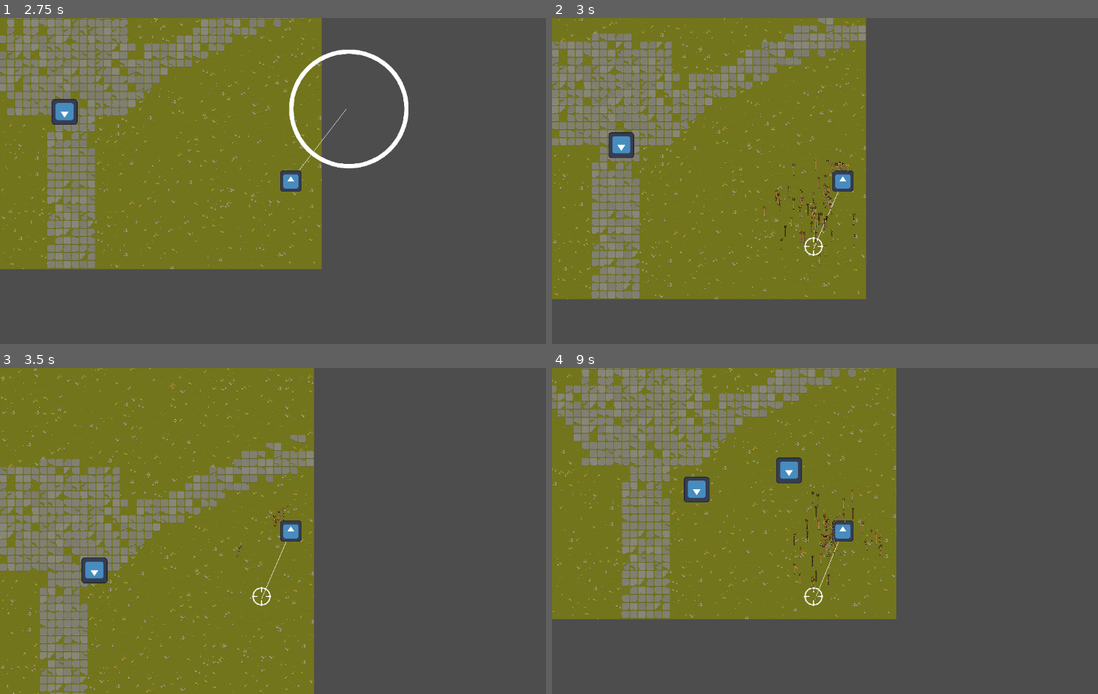
Above: before the commit, frames 1-4 (two rows, left to right).
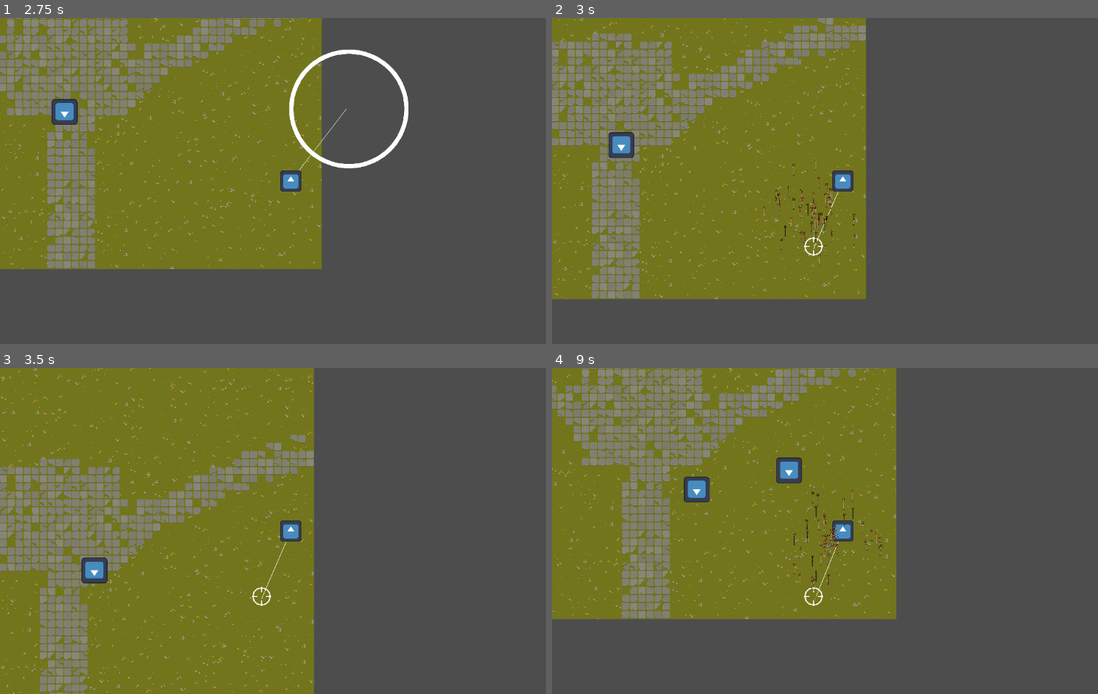
Above: after the commit, the same moments.

Repository: tortoise501/DNS-game
Game: Godot game, scene res://scenes/world.tscn
Same seed, same stepped clock (60 frames per second), same inputs: the game is played once before the commit and once after it. The engine's default icon, where the game draws it, is replaced by a stand-in: a white triangle on a blue panel in a dark square.
Inputs (mouse positions are in pixels of both pictures, inside the frame that each line leads up to):
- Up to frame 1 (2.75 s): move the mouse to (420, 164) at 0.52 s; hold Right (ui_right) 0.53-1.28 s; tap 1 (ability_1) at 0.6, 2.1 s; move the mouse to (174, 197) at 1.27 s; hold Down (ui_down) 1.28-2.03 s; click (174, 197) at 1.35 s; move the mouse to (349, 109) at 2.02 s; hold Right (ui_right) from 2.03 s (still down)
- Up to frame 2 (3 s): move the mouse to (814, 246) at 2.77 s; release Right (ui_right) at 2.78 s; hold Up (ui_up) from 2.78 s (still down); click (814, 246) at 2.85 s
- Up to frame 3 (3.5 s): keep holding Up (ui_up)
- Up to frame 4 (9 s): move the mouse to (1016, 579) at 3.52 s; release Up (ui_up) at 3.53 s; hold Left (ui_left) 3.53-5.03 s; tap 1 (ability_1) every 1.5 s from 3.6 to 8.1 s; move the mouse to (666, 482) at 4.27 s; click (666, 482) at 4.35 s; move the mouse to (874, 531) at 5.02 s; hold Down (ui_down) 5.03-5.78 s; move the mouse to (754, 449) at 5.77 s; hold Right (ui_right) 5.78-6.53 s; click (754, 449) at 5.85 s; move the mouse to (972, 514) at 6.52 s; hold Up (ui_up) 6.53-7.28 s; move the mouse to (726, 547) at 7.27 s; hold Right (ui_right) 7.28-8.03 s; click (726, 547) at 7.35 s; move the mouse to (901, 459) at 8.02 s; hold Down (ui_down) 8.03-8.78 s; move the mouse to (814, 596) at 8.77 s; hold Left (ui_left) from 8.78 s (still down); click (814, 596) at 8.85 s

Frame 1 is identical in both runs. In frame 2, 0.1% of the frame differs, in the area x 49-55%, y 43-59%; in frame 3, less than 0.1%; in frame 4, 0.2%, in the area x 49-54%, y 44-61%.

Commit message:
score and enemy death

Diff:
--- a/game_controller.gd
+++ b/game_controller.gd
@@ -1,6 +1,8 @@
 extends Node2D
 
 @onready var player = $Player
+
+var score = 0
 
 @onready var enemy_spawners = [$EnemySpawnerSW]
 
@@ -19,3 +21,13 @@
 		enemy_spawners[0].spawn_enemy()
 		last_time_enemy_spawn = Time.get_ticks_msec()
 	pass
+
+
+func _on_child_entered_tree(node: Node) -> void:
+	if node.is_in_group("Enemy"):
+		node.enemy_died.connect(_on_enemy_died)
+
+func _on_enemy_died():
+	score+=1
+	print("score: %d" % score)
+	pass
--- a/prefabs/Enemy/enemy.gd
+++ b/prefabs/Enemy/enemy.gd
@@ -5,6 +5,7 @@
 
 var maxHP = 1000
 var currentHP = 1000
+var active = true
 
 @onready var attack_pref = preload("res://prefabs/enemy_attack/attack.tscn")
 var attack_distance = 75
@@ -13,6 +14,8 @@
 var last_attack_time = 0
 
 @onready var navigation_agent: NavigationAgent2D = $NavigationAgent2D
+
+signal enemy_died
 
 func _ready():
 	# These values need to be adjusted for the actor's speed
@@ -61,6 +64,8 @@
 
 func get_hit(damage):
 	currentHP -= damage
-	if currentHP <= 0:
+	if active && currentHP <= 0:
+		active = false
 		print("enemy is dead")
+		enemy_died.emit()
 		queue_free()
--- a/prefabs/arrow/arrow.gd
+++ b/prefabs/arrow/arrow.gd
@@ -2,7 +2,7 @@
 
 var speed = 800
 var life_span = 1000
-var min_speed = 200
+var min_speed = 300
 var initial_pos = Vector2.ZERO
 
 var damage = 350
--- a/scenes/world.tscn
+++ b/scenes/world.tscn
@@ -499,3 +499,5 @@
 
 [node name="EnemySpawnerSW" parent="." instance=ExtResource("6_qfnet")]
 position = Vector2(-306, 151)
+
+[connection signal="child_entered_tree" from="." to="." method="_on_child_entered_tree"]
